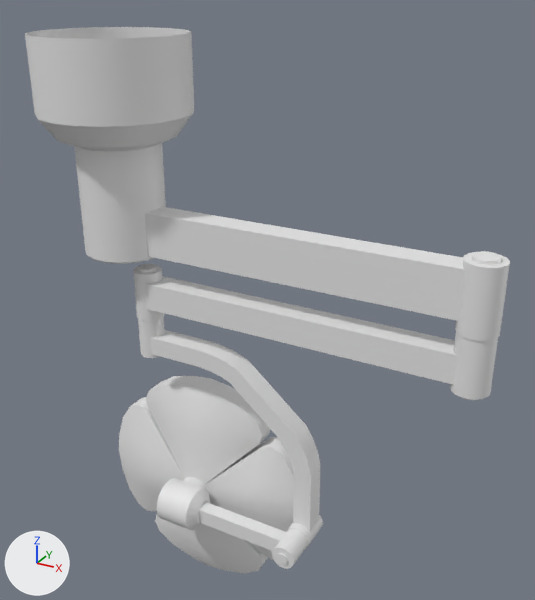
Two versions of the FBX model FleshBois/Assets/Art_Assets/Meshes/SM_OperationLight.fbx, one commit apart.
Before and after are seen from a camera (50 mm lens) standing at (1.46, -1.74, 3.47) and looking at (0.46, 0.08, 2.56). Every picture has the same lights, and +X, +Y and +Z are marked at lower left. Where no turn or scale is listed for an object, it has been applied to the vertices.

The first picture shows 'Light_01', 'Light_02', 'Light_03', 'Light_04', 'Light_Base', 'Light_Head'.
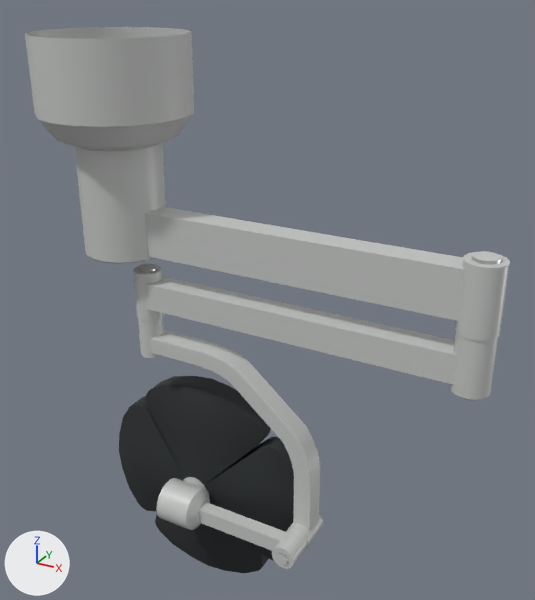
Edits to the bpy script that builds the scene:
```text
Add mat_m_textureatlas:
    mat_m_textureatlas = bpy.data.materials.new('M_TextureAtlas')
    # uses the picture img_textureatlas_diffuse_png
    # uses the picture img_textureatlas_metalic_jpg
    # uses the picture img_textureatlas_roughness_jpg
Change me_mesh_004:
    remove me_mesh_004.from_pydata(...)  # 156 vertices, 302 faces; spans x -0.41..0.041, y -0.14..0.077, z -0.041..0.041
    add me_mesh_004.from_pydata(...)  # 152 vertices, 146 faces; spans x -0.335..0.041, y -0.14..0.077, z -0.041..0.041
    me_mesh_004 part 3
    7 vertices are removed from x -0.41, y -0.097..-0.053, z -0.027..0.027
    302 faces are deleted
    1 vertex moves from x -0.41, y -0.053, z -0.027 to x -0.335, y -0.053, z -0.027
    3 vertices are added at (-0.335, -0.097, 0.027), (-0.335, -0.053, 0.027), (-0.335, -0.097, -0.027)
    146 new faces join them
    add me_mesh_004.materials.append(mat_m_textureatlas)
Change me_mesh_002:
    where me_mesh_002.from_pydata(...)  # 152 vertices, 146 faces; spans x -1.036..0.055, y -0.054..0.054, z -0.249..0.135
    me_mesh_002 part 2: texture (UV) coordinates of 146 of 146 faces, centred in x -0.515..0.054, y -0.054..0.054, z -0.249..0.135, changed; they spanned u -0.03..1.0, v 0.0..1.0 and now span u 0.13..0.15, v 0.95..0.99
    add me_mesh_002.materials.append(mat_m_textureatlas)
Change me_mesh_001:
    remove me_mesh_001.from_pydata(...)  # 8 vertices, 6 faces; spans x 0.081..1.122, y -0.048..0.031, z -0.131..0.006
    add me_mesh_001.from_pydata(...)  # 8 vertices, 4 faces; spans x 0.12..1.101, y -0.048..0.031, z -0.131..0.006
    me_mesh_001 part 1: the whole mesh is rebuilt
    add me_mesh_001.materials.append(mat_m_textureatlas)
Change me_mesh_005:
    remove me_mesh_005.from_pydata(...)  # 490 vertices, 958 faces; spans x -0.383..0.383, y -0.071..0.325, z -0.383..0.383
    add me_mesh_005.from_pydata(...)  # 606 vertices, 1190 faces; spans x -0.383..0.383, y -0.071..0.325, z -0.383..0.383
    me_mesh_005 part 4: 12 vertices moved from x -0.062..0.078, y 0.039..0.202, z -0.027..0.051 to x -0.061..0.076, y 0.039..0.202, z -0.03..0.054; 72 vertices removed from x -0.072..0.072, y 0.198..0.325, z -0.072..0.072; 144 vertices added at x -0.077..0.079, y 0.198..0.325, z -0.076..0.076
    me_mesh_005 part 5: 44 vertices added at x -0.303..0.303, y 0.094..0.202, z -0.303..0.303
    me_mesh_005 part 6: 580 faces spanning x -0.383..0.383, y -0.071..0.202, z -0.383..0.383 switch from no material to mat_m_textureatlas
Change me_mesh:
    where me_mesh.from_pydata(...)  # 144 vertices, 268 faces; spans x -0.231..0.231, y -0.227..0.227, z 2.668..3.321
    me_mesh part 7: texture (UV) coordinates of 268 of 268 faces, centred in x -0.226..0.226, y -0.227..0.227, z 2.668..3.247, changed; they spanned u -0.03..0.97, v 0.0..1.0 and now span u 0.13..0.15, v 0.95..0.99
    add me_mesh.materials.append(mat_m_textureatlas)
Change me_mesh_003:
    remove me_mesh_003.from_pydata(...)  # 184 vertices, 178 faces; spans x -0.044..0.603, y -0.043..0.043, z -0.652..0.141
    add me_mesh_003.from_pydata(...)  # 224 vertices, 214 faces; spans x -0.044..0.603, y -0.043..0.043, z -0.652..0.141
    me_mesh_003 part 8: the loose piece of 40 vertices spanning x 0.016..0.603, y -0.035..0.035, z -0.652..-0.087 is rebuilt with 80 vertices and now spans x 0.016..0.603, y -0.035..0.035, z -0.652..-0.087, in mat_m_textureatlas
    me_mesh_003 part 9: 142 faces spanning x -0.044..0.044, y -0.043..0.043, z -0.171..0.141 switch from no material to mat_m_textureatlas
```

What differs and where, as boxes [x1, y1, x2, y2] in the pictures (535 x 600 px; the box of a moved part takes in the faces that stretch with it):
'Light_Base', recoloured, surface changed
    both: [25, 27, 194, 264]
'Light_02', recoloured, surface changed
    both: [144, 251, 510, 400]
part 1 of me_mesh_001, moved or reshaped
    both: [145, 207, 465, 321]
part 3 of me_mesh_004, cut back
    both: [199, 502, 323, 569]
part 4 of me_mesh_005, moved or reshaped
    both: [144, 409, 219, 511]
part 5 of me_mesh_005, added (black)
    after: [124, 390, 287, 571]
part 6 of me_mesh_005, recoloured (grey to black)
    both: [119, 376, 294, 573]
part 8 of me_mesh_003, rebuilt
    both: [151, 330, 320, 531]
part 9 of me_mesh_003, recoloured
    both: [133, 263, 165, 358]
